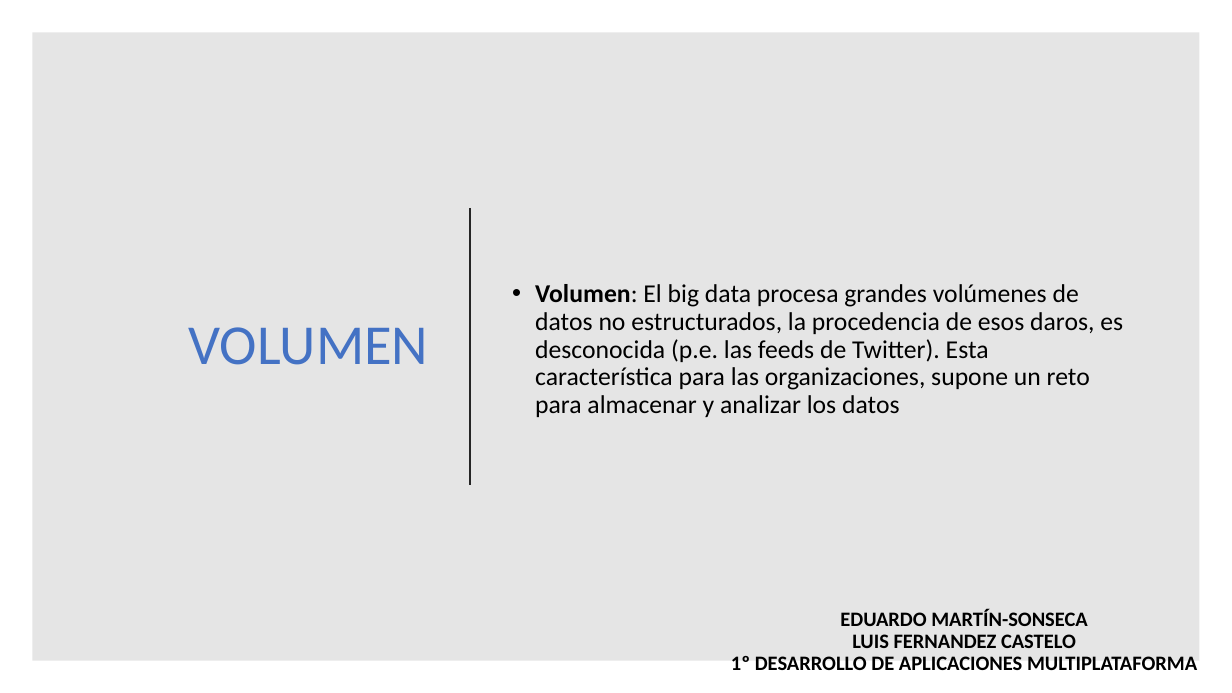
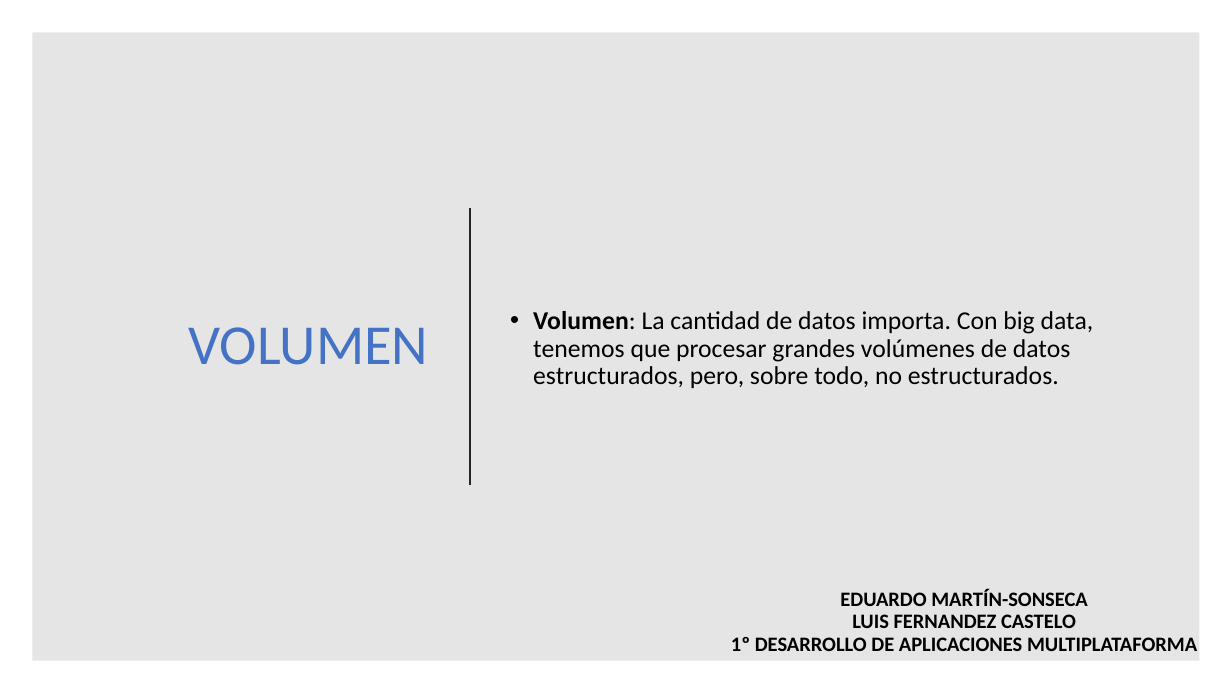
Before and after one commit to maraloeDev/Grado_SuperiorDAM, a slide deck: slide 4 of Bases de Datos/1º Evaluación/Ejercicios/Ejercicio2/Explotación de bases de datos Big Data.pptx. Drawn at 1232x693 pixels with LibreOffice and Linux fonts; fonts in the diff are those of the drawing. Boxes give left, top, right and bottom in pixels: in the first picture for what was removed or moved away, otherwise in the second. Text is boxed around its words. In the diff, an @@ line names an element or a change of style, - is before the commit and + after.

```diff
--- a/Bases de Datos/1º Evaluación/Ejercicios/Ejercicio2/Explotación de bases de datos Big Data.pptx
+++ b/Bases de Datos/1º Evaluación/Ejercicios/Ejercicio2/Explotación de bases de datos Big Data.pptx
@@ text at bbox=[533, 311, 1094, 388]: text changed @@
-• Volumen: El big data procesa grandes volúmenes de datos no estructurados, la procedencia de esos daros, es desconocida (p.e. las feeds de Twitter). Esta característica para las organizaciones, supone un reto para almacenar y analizar los datos
+• Volumen: La cantidad de datos importa. Con big data, tenemos que procesar grandes volúmenes de datos estructurados, pero, sobre todo, no estructurados.
@@ text "EDUARDO MARTÍN-SONSECA LUIS FERNANDEZ CASTELO ...": place and size @@
-text "EDUARDO MARTÍN-SONSECA LUIS FERNANDEZ CASTELO ..." at bbox=[731, 608, 1197, 670]
+text "EDUARDO MARTÍN-SONSECA LUIS FERNANDEZ CASTELO ..." at bbox=[731, 589, 1197, 651]
```
Also in this commit, not shown: 13 other slides changed, 2 other files.
